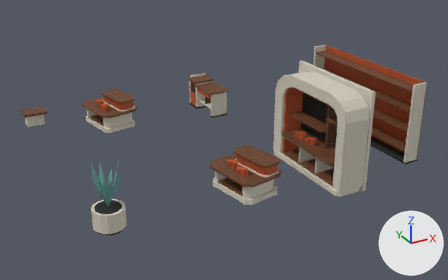
The glTF model external_packages/shopping_promenade_20261009/exports/SHOP_D09_S100_F288__fitout.glb, before and after one commit.
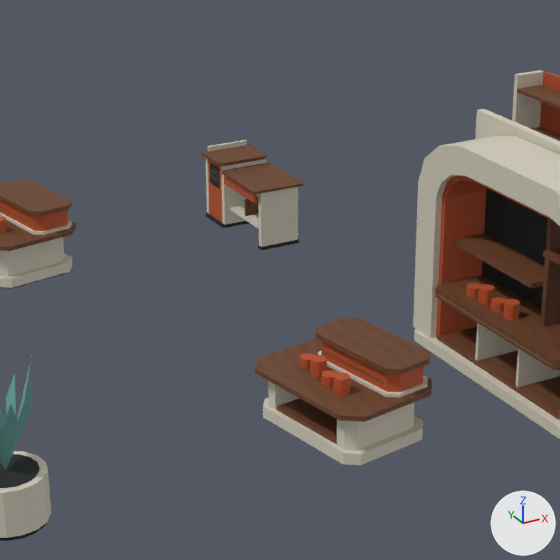
Each version appears first whole from a 50 mm lens placed at (-8.58, -16.95, 8.52), pointed at (0.37, -0.67, 0.38), and next in a close-up on the part from 24% to 74% of the width and 6% to 87% of the height. Every picture has the same lights, and +X, +Y and +Z are marked at lower right. The first two pictures are the older version. Vertices at exactly the same position are counted once.

Objects in the first close-up: 'SHOP_D09_S100_F288__fitout__dark_rubber', 'SHOP_D09_S100_F288__fitout__ivory_enamel', 'SHOP_D09_S100_F288__fitout__quiet_teal', 'SHOP_D09_S100_F288__fitout__retail_terracotta_enamel', 'SHOP_D09_S100_F288__fitout__warm_walnut' and 1 more.
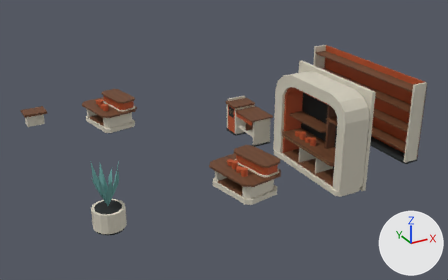
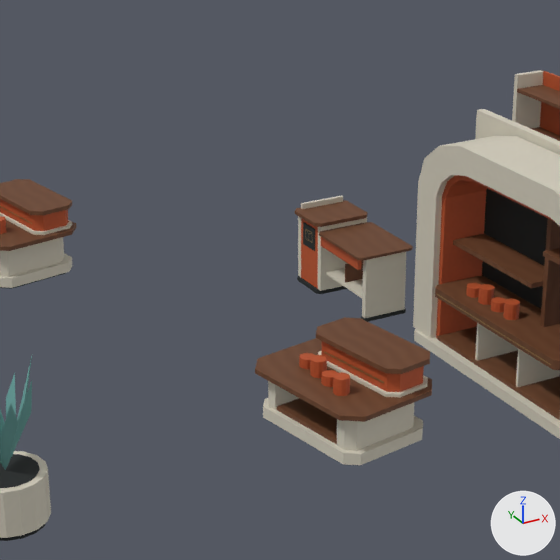
Diff of the bpy script that builds the scene:
```diff
--- a/external_packages/shopping_promenade_20261009/exports/SHOP_D09_S100_F288__fitout.glb.py
+++ b/external_packages/shopping_promenade_20261009/exports/SHOP_D09_S100_F288__fitout.glb.py
@@ me_shop_d09_s100_f288__fitout__dark_rubber @@
 me_shop_d09_s100_f288__fitout__dark_rubber.from_pydata(...)  # 260 vertices, 448 faces; spans x -4.9..5.35, y -5.0..4.28, z 0.0..2.49
+# me_shop_d09_s100_f288__fitout__dark_rubber part 1: the loose piece of 16 vertices spanning x 1.38..2.05, y 2.12..2.24, z 0.0..0.05 is moved by (0.0, -3.0, 0.0)
+# me_shop_d09_s100_f288__fitout__dark_rubber part 2: the loose piece of 16 vertices spanning x 1.29..2.1, y 3.23..3.89, z 0.0..0.05 is moved by (0.0, -3.0, 0.0)
+# me_shop_d09_s100_f288__fitout__dark_rubber part 3: the loose piece of 8 vertices spanning x 1.32..1.33, y 3.39..3.72, z 0.6..0.93 is moved by (0.0, -3.0, 0.0)
 me_shop_d09_s100_f288__fitout__dark_rubber.materials.append(mat_astraea_dark_rubber)
@@ me_shop_d09_s100_f288__fitout__ivory_enamel @@
 me_shop_d09_s100_f288__fitout__ivory_enamel.from_pydata(...)  # 372 vertices, 674 faces; spans x -4.93..5.35, y -5.05..4.9, z 0.0..3.0
+# me_shop_d09_s100_f288__fitout__ivory_enamel part 4: the loose piece of 8 vertices spanning x 1.4..2.03, y 2.14..2.22, z 0.05..0.92 is moved by (0.0, -3.0, 0.0)
+# me_shop_d09_s100_f288__fitout__ivory_enamel part 5: the loose piece of 8 vertices spanning x 1.41..2.03, y 2.22..3.23, z 0.29..0.32 is moved by (0.0, -3.0, 0.0)
+# me_shop_d09_s100_f288__fitout__ivory_enamel part 6: the loose piece of 8 vertices spanning x 1.37..2.04, y 3.83..3.88, z 1.08..1.15 is moved by (0.0, -3.0, 0.0)
+# me_shop_d09_s100_f288__fitout__ivory_enamel part 7: the loose piece of 8 vertices spanning x 1.33..2.07, y 3.79..3.88, z 0.05..1.02 is moved by (0.0, -3.0, 0.0)
+# me_shop_d09_s100_f288__fitout__ivory_enamel part 8: the loose piece of 8 vertices spanning x 1.33..2.07, y 3.23..3.32, z 0.05..1.02 is moved by (0.0, -3.0, 0.0)
 me_shop_d09_s100_f288__fitout__ivory_enamel.materials.append(mat_astraea_ivory_enamel)
@@ me_shop_d09_s100_f288__fitout__retail_terracotta_enamel @@
 me_shop_d09_s100_f288__fitout__retail_terracotta_enamel.from_pydata(...)  # 550 vertices, 1012 faces; spans x -2.44..5.35, y -4.73..4.01, z 0.05..2.6
+# me_shop_d09_s100_f288__fitout__retail_terracotta_enamel part 9: the loose piece of 8 vertices spanning x 1.33..1.38, y 2.22..3.23, z 0.74..0.92 is moved by (0.0, -3.0, 0.0)
+# me_shop_d09_s100_f288__fitout__retail_terracotta_enamel part 10: the loose piece of 8 vertices spanning x 1.33..1.47, y 3.32..3.79, z 0.05..1.02 is moved by (0.0, -3.0, 0.0)
 me_shop_d09_s100_f288__fitout__retail_terracotta_enamel.materials.append(mat_astraea_retail_terracotta_enamel)
@@ me_shop_d09_s100_f288__fitout__warm_walnut @@
 me_shop_d09_s100_f288__fitout__warm_walnut.from_pydata(...)  # 288 vertices, 468 faces; spans x -4.9..5.31, y -4.66..5.0, z 0.15..2.49
+# me_shop_d09_s100_f288__fitout__warm_walnut part 11: the loose piece of 8 vertices spanning x 1.47..1.98, y 2.78..2.8, z 0.32..0.59 is moved by (0.0, -3.0, 0.0)
+# me_shop_d09_s100_f288__fitout__warm_walnut part 12: the loose piece of 16 vertices spanning x 1.25..2.1, y 3.2..3.9, z 1.02..1.08 is moved by (0.0, -3.0, 0.0)
+# me_shop_d09_s100_f288__fitout__warm_walnut part 13: the loose piece of 16 vertices spanning x 1.27..2.13, y 2.1..3.23, z 0.92..0.95 is moved by (0.0, -3.0, 0.0)
 me_shop_d09_s100_f288__fitout__warm_walnut.materials.append(mat_astraea_warm_walnut)
```

Pixel boxes (x1, y1, x2, y2) of what changed, in the close-ups (560 x 560 px; the box of a moved part takes in the faces that stretch with it):
'SHOP_D09_S100_F288__fitout__dark_rubber', reshaped
    before: (0, 163, 548, 541)
    after: (0, 188, 548, 541)
part 1 of me_shop_d09_s100_f288__fitout__dark_rubber, moved or reshaped
    before: (258, 239, 299, 250)
    after: (361, 309, 406, 322)
part 2 of me_shop_d09_s100_f288__fitout__dark_rubber, moved or reshaped
    before: (206, 213, 249, 228)
    after: (297, 276, 347, 294)
part 3 of me_shop_d09_s100_f288__fitout__dark_rubber, moved or reshaped
    before: (210, 163, 220, 189)
    after: (303, 222, 315, 251)
part 4 of me_shop_d09_s100_f288__fitout__ivory_enamel, moved or reshaped
    before: (258, 187, 298, 247)
    after: (362, 252, 406, 318)
part 5 of me_shop_d09_s100_f288__fitout__ivory_enamel, moved or reshaped
    before: (229, 205, 259, 229)
    after: (326, 268, 363, 298)
part 6 of me_shop_d09_s100_f288__fitout__ivory_enamel, moved or reshaped
    before: (208, 140, 247, 151)
    after: (301, 196, 343, 209)
part 7 of me_shop_d09_s100_f288__fitout__ivory_enamel, moved or reshaped (mostly hidden)
    before: (206, 158, 209, 213)
    after: (298, 216, 301, 277)
part 8 of me_shop_d09_s100_f288__fitout__ivory_enamel, moved or reshaped
    before: (221, 159, 266, 225)
    after: (318, 217, 367, 291)
part 9 of me_shop_d09_s100_f288__fitout__retail_terracotta_enamel, moved or reshaped
    before: (224, 175, 257, 203)
    after: (321, 237, 361, 270)
part 10 of me_shop_d09_s100_f288__fitout__retail_terracotta_enamel, moved or reshaped
    before: (208, 160, 222, 222)
    after: (301, 218, 318, 289)
part 11 of me_shop_d09_s100_f288__fitout__warm_walnut, moved or reshaped
    before: (245, 197, 259, 216)
    after: (345, 261, 363, 283)
part 12 of me_shop_d09_s100_f288__fitout__warm_walnut, moved or reshaped
    before: (202, 144, 267, 166)
    after: (295, 200, 368, 227)
part 13 of me_shop_d09_s100_f288__fitout__warm_walnut, moved or reshaped
    before: (222, 163, 304, 194)
    after: (319, 222, 413, 261)
